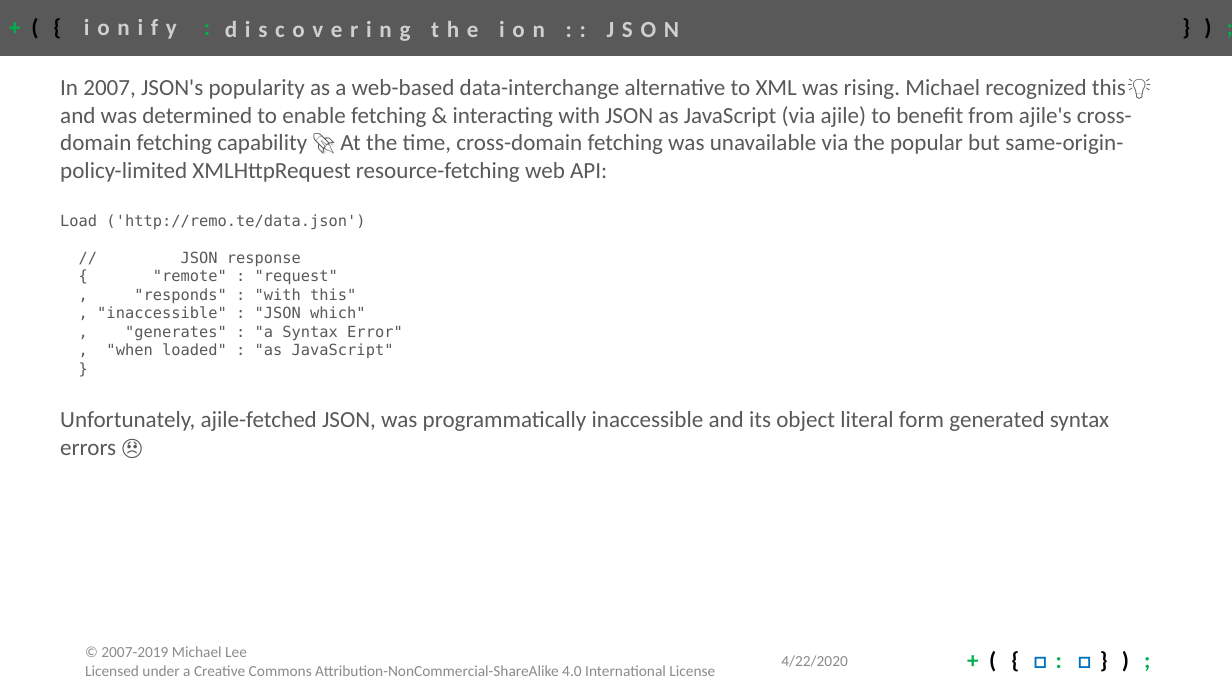
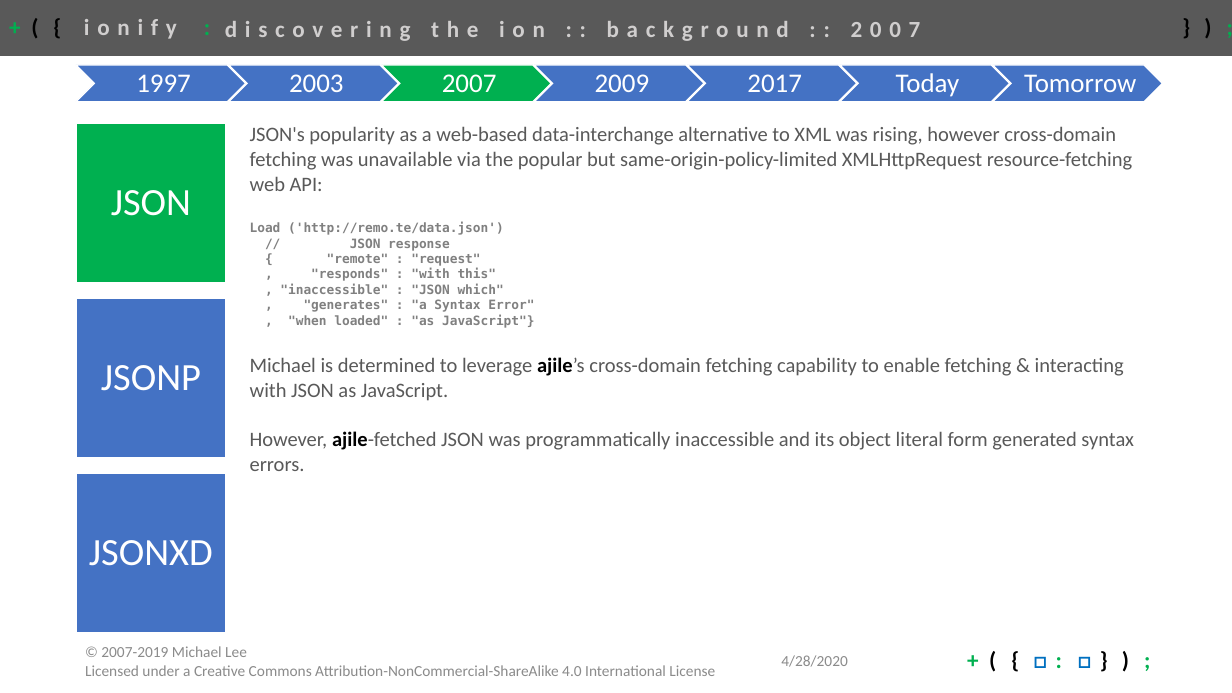
Before and after one commit to ionify/about, a slide deck: slide 6 of talks/2020.ionify.pptx (slide 8 before the commit). Drawn at 1232x693 pixels with LibreOffice and Linux fonts; fonts in the diff are those of the drawing. Boxes give left, top, right and bottom in pixels: in the first picture for what was removed or moved away, otherwise in the second. Text is boxed around its words. In the diff, an @@ line names an element or a change of style, - is before the commit and + after.

```diff
--- a/talks/2020.ionify.pptx
+++ b/talks/2020.ionify.pptx
@@ title at bbox=[225, 21, 921, 41]: text changed @@
-discovering the ion :: JSON
+discovering the ion :: background :: 2007
@@ group added at bbox=[76, 65, 1163, 102]: 7 chevrons, 7 texts @@
+1997
+2003
+2007
+2009
+2017
+Today
+Tomorrow
@@ text "JSON's popularity as a web-based ...": place and size @@
-text "JSON's popularity as a web-based ..." at bbox=[60, 79, 1151, 455]
+text "JSON's popularity as a web-based ..." at bbox=[250, 126, 1134, 471]
@@ text at bbox=[250, 126, 1132, 191]: text changed; size 18 to 16 pt @@
-In 2007, JSON's popularity as a web-based data-interchange alternative to XML was rising. Michael recognized this💡and was determined to enable fetching & interacting with JSON as JavaScript (via ajile) to benefit from ajile's cross-domain fetching capability 🚀 At the time, cross-domain fetching was unavailable via the popular but same-origin-policy-limited XMLHttpRequest resource-fetching web API:
+JSON's popularity as a web-based data-interchange alternative to XML was rising, however cross-domain fetching was unavailable via the popular but same-origin-policy-limited XMLHttpRequest resource-fetching web API:
@@ text at bbox=[250, 222, 534, 312]: size 12 to 10 pt, text colour #595959 to #808080, bold on in "Load ('http://remo.te/data.json')", "// JSON response", "{ "remote" : "request"", ", "responds" : "with this"" and 2 more places @@
@@ text at bbox=[250, 314, 1134, 471]: text changed; size 18 to 16 pt @@
-, "when loaded" : "as JavaScript"
-}
-Unfortunately, ajile-fetched JSON, was programmatically inaccessible and its object literal form generated syntax errors 😞
+, "when loaded" : "as JavaScript"}
+Michael is determined to leverage ajile’s cross-domain fetching capability to enable fetching & interacting with JSON as JavaScript.
+However, ajile-fetched JSON was programmatically inaccessible and its object literal form generated syntax errors.
@@ group added at bbox=[76, 123, 226, 633]: 3 rectangles, 3 texts @@
+JSON
+JSONP
+JSONXD
@@ text at bbox=[781, 655, 847, 667]: text changed @@
-4/22/2020
+4/28/2020
```
Also in this commit, not shown: 25 other slides changed, 4 slides added, 5 slides removed.
